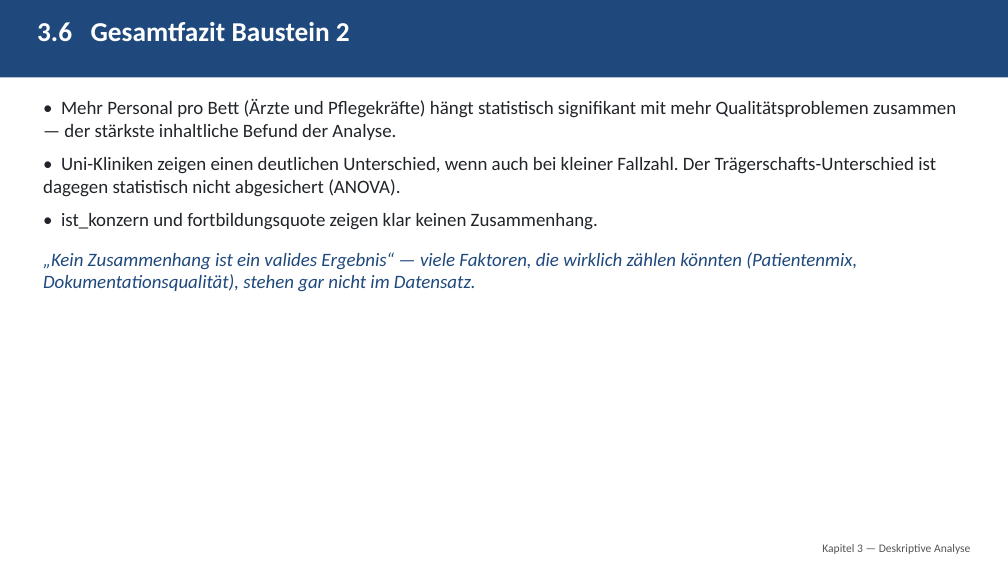
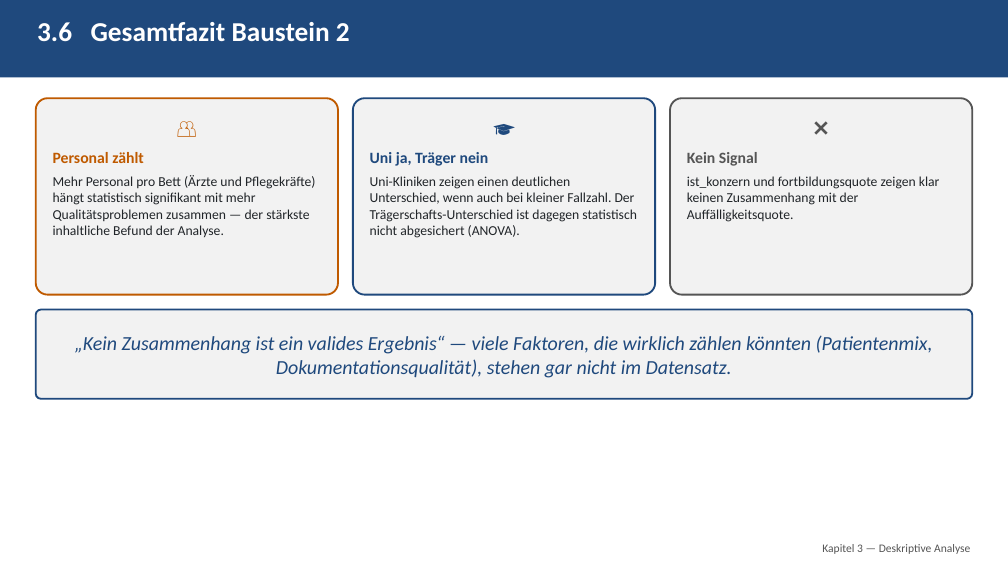
Before and after one commit to eufunk/Qualitaets_Muster_Finder, a slide deck: slide 21 of Doku/PPT/Projektbegleitende_Praesentation.pptx (slide 25 before the commit). Drawn at 1008x567 pixels with LibreOffice and Linux fonts; fonts in the diff are those of the drawing. Boxes give left, top, right and bottom in pixels: in the first picture for what was removed or moved away, otherwise in the second. Text is boxed around its words. In the diff, an @@ line names an element or a change of style, - is before the commit and + after.

```diff
--- a/Doku/PPT/Projektbegleitende_Praesentation.pptx
+++ b/Doku/PPT/Projektbegleitende_Praesentation.pptx
@@ rounded rectangle added at [36, 98, 338, 295], fill #F2F2F2, outline #BF5A00 1.75 pt, 13 pt, text #212529 @@
+👥
+Personal zählt
+Mehr Personal pro Bett (Ärzte und Pflegekräfte) hängt statistisch signifikant mit mehr Qualitätsproblemen zusammen — der stärkste inhaltliche Befund der Analyse.
@@ text removed at [43, 99, 956, 292] @@
-• Mehr Personal pro Bett (Ärzte und Pflegekräfte) hängt statistisch signifikant mit mehr Qualitätsproblemen zusammen — der stärkste inhaltliche Befund der Analyse.
-• Uni-Kliniken zeigen einen deutlichen Unterschied, wenn auch bei kleiner Fallzahl. Der Trägerschafts-Unterschied ist dagegen statistisch nicht abgesichert (ANOVA).
-• ist_konzern und fortbildungsquote zeigen klar keinen Zusammenhang.
-„Kein Zusammenhang ist ein valides Ergebnis“ — viele Faktoren, die wirklich zählen könnten (Patientenmix, Dokumentationsqualität), stehen gar nicht im Datensatz.
@@ rounded rectangle added at [353, 98, 656, 295], fill #F2F2F2, outline #1F497D 1.75 pt, 13 pt, text #212529 @@
+🎓
+Uni ja, Träger nein
+Uni-Kliniken zeigen einen deutlichen Unterschied, wenn auch bei kleiner Fallzahl. Der Trägerschafts-Unterschied ist dagegen statistisch nicht abgesichert (ANOVA).
@@ rounded rectangle added at [670, 98, 972, 295], fill #F2F2F2, outline #555555 1.75 pt, 13 pt, text #212529 @@
+❌
+Kein Signal
+ist_konzern und fortbildungsquote zeigen klar keinen Zusammenhang mit der Auffälligkeitsquote.
@@ rounded rectangle added at [36, 309, 972, 399], fill #F2F2F2, outline #1F497D 1.75 pt, 19 pt, text #1F497D, italic @@
+„Kein Zusammenhang ist ein valides Ergebnis“ — viele Faktoren, die wirklich zählen könnten (Patientenmix, Dokumentationsqualität), stehen gar nicht im Datensatz.
```
Also in this commit, not shown: 25 other slides changed, 8 slides removed, 28 other files.
